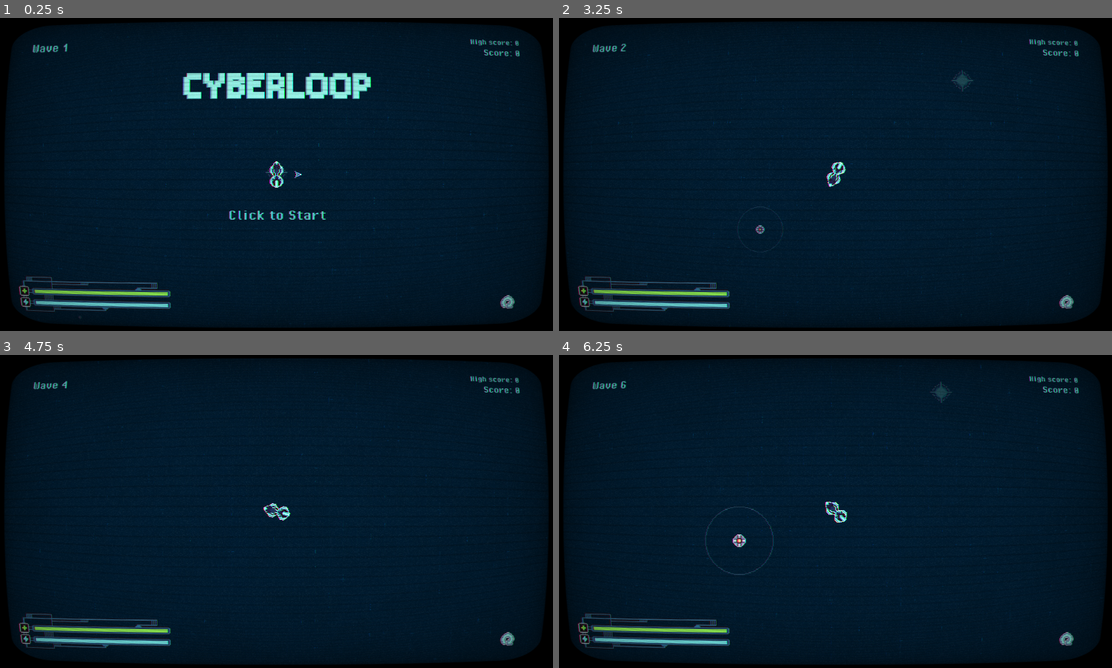
Above: before the commit, frames 1-4 (two rows, left to right).
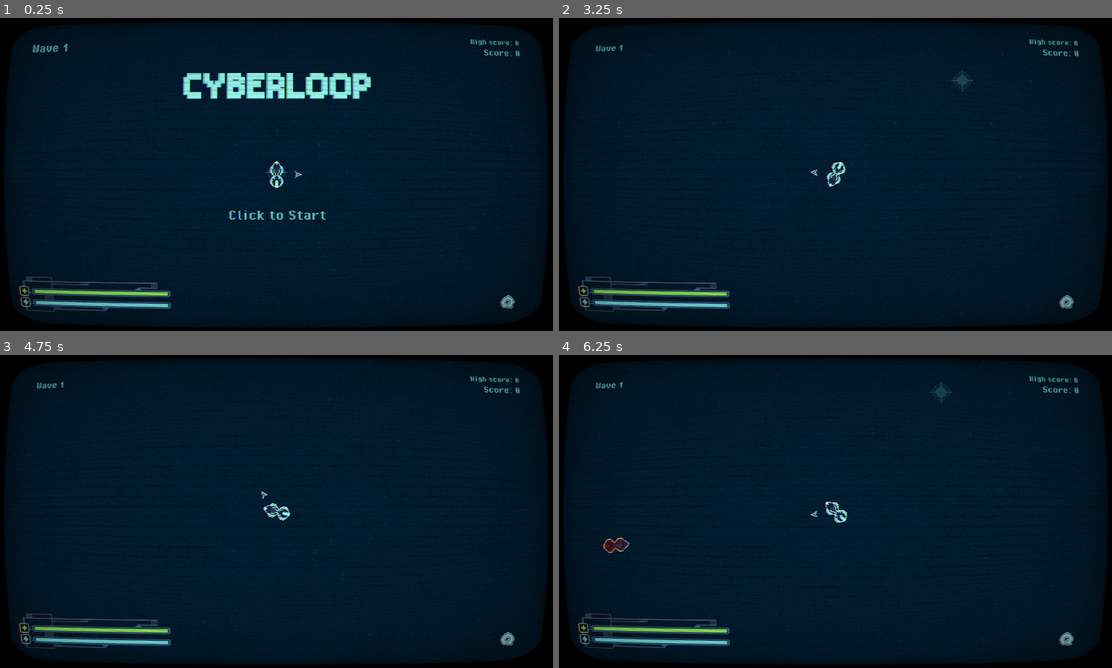
Above: after the commit, the same moments.

Repository: 20akshay00/cyberloop
Game: Godot game, scene res://scenes/world.tscn
Same seed, same stepped clock (60 frames per second), same inputs: the game is played once before the commit and once after it.
Inputs (mouse positions are in pixels of both pictures, inside the frame that each line leads up to):
- Up to frame 1 (0.25 s): no input
- Up to frame 2 (3.25 s): click (1073, 305) at 0.5 s; click (1073, 305) at 1.25 s; click (1073, 305) at 2 s; tap Enter at 2.75 s; move the mouse to (807, 237) at 2.77 s; click (807, 237) at 2.85 s; right-click (807, 237) at 3.05 s
- Up to frame 3 (4.75 s): move the mouse to (442, 558) at 3.52 s; right-click (442, 558) at 3.6 s; click (442, 558) at 3.8 s; move the mouse to (110, 464) at 4.27 s; click (110, 464) at 4.35 s; right-click (110, 464) at 4.55 s
- Up to frame 4 (6.25 s): move the mouse to (863, 511) at 5.02 s; right-click (863, 511) at 5.1 s; click (863, 511) at 5.3 s; move the mouse to (752, 433) at 5.77 s; click (752, 433) at 5.85 s; right-click (752, 433) at 6.05 s

The runs differ from the first frame. In frame 1, less than 0.1% of the frame differs, in the area x 14-15%, y 95-96%; in frame 2, 0.2%; in frame 3, 0.1%; in frame 4, 0.5%, in the area x 6-47%, y 8-71%.

Commit message:
fix stuff

Diff:
--- a/project.godot
+++ b/project.godot
@@ -10,10 +10,10 @@
 
 [application]
 
-config/name="GMTK2025"
+config/name="Cyberloop"
 run/main_scene="uid://c2yidqjagbkrb"
 config/features=PackedStringArray("4.4", "Mobile")
-config/icon="res://icon.svg"
+config/icon="uid://cqro5ie6mvm0b"
 
 [autoload]
 
--- a/scenes/health_pickup.gd
+++ b/scenes/health_pickup.gd
@@ -38,8 +38,8 @@
 func spawn() -> void:
 	var spawn_tween = get_tree().create_tween()
 	spawn_tween.set_parallel()
-	spawn_tween.tween_property(self, "scale", Vector2(1., 1.), 1.)
-	spawn_tween.tween_property(self, "modulate:a", 1., 1.)
+	spawn_tween.tween_property(self, "scale", Vector2(1., 1.), 1.5)
+	spawn_tween.tween_property(self, "modulate:a", 1., 1.5)
 	spawn_tween.set_parallel(false)
 	spawn_tween.tween_callback(func(): init())
 
--- a/scenes/world.gd
+++ b/scenes/world.gd
@@ -69,11 +69,14 @@
 	high_score = 0
 	_save_data()
 
-func _on_run_timer_timeout() -> void:
-	score += 10
+func _on_enemy_self_died() -> void:
+	score -= 5
 	$UI.set_score(score)
 
 func _on_wave_changed(wave: int) -> void:
+	score += 5 * wave
+	$UI.set_score(score)
+
 	for child in $Trails.get_children():
 		if child is DamageArea:
 			child.despawn()
--- a/scenes/world.tscn
+++ b/scenes/world.tscn
@@ -17,6 +17,7 @@
 [ext_resource type="Texture2D" uid="uid://b7agburjl2awr" path="res://assets/art/cyberlooop_title_v1.png" id="9_dss4m"]
 [ext_resource type="PackedScene" uid="uid://bj2wc68ug3gbv" path="res://scenes/health_pickup.tscn" id="12_q5onr"]
 [ext_resource type="Script" uid="uid://c5yqgbyb6k0gc" path="res://scripts/spawner.gd" id="14_o8fc1"]
+[ext_resource type="AudioStream" uid="uid://uj6hdor8rjog" path="res://assets/sfx/Ping single tone.mp3" id="16_lakw3"]
 
 [sub_resource type="NavigationPolygon" id="NavigationPolygon_o8fc1"]
 vertices = PackedVector2Array(3918.15, -3428.04, 4042.83, 4214.1, -4156.86, 4299.89, -4051.13, -3466.95)
@@ -166,35 +167,6 @@
 region_enabled = true
 region_rect = Rect2(0, 0, 1920, 1080)
 
-[node name="Spawn" type="Sprite2D" parent="."]
-modulate = Color(1, 1, 1, 0.2)
-scale = Vector2(4, 4)
-texture = ExtResource("7_e3hyu")
-
-[node name="Trails" type="Node2D" parent="."]
-
-[node name="Mines" type="Node2D" parent="."]
-
-[node name="Pickups" type="Node2D" parent="."]
-
-[node name="Enemies" type="Node2D" parent="."]
-
-[node name="Droids" type="Node2D" parent="."]
-
-[node name="Player" parent="." node_paths=PackedStringArray("trails", "spawn_point") groups=["player"] instance=ExtResource("3_qfnet")]
-position = Vector2(0, 7)
-trails = NodePath("../Trails")
-spawn_point = NodePath("../Spawn")
-
-[node name="NavigationRegion2D" type="NavigationRegion2D" parent="."]
-position = Vector2(-57, -507)
-navigation_polygon = SubResource("NavigationPolygon_o8fc1")
-metadata/_edit_lock_ = true
-
-[node name="RunTimer" type="Timer" parent="."]
-wait_time = 30.0
-autostart = true
-
 [node name="Spawner" type="Node2D" parent="." node_paths=PackedStringArray("enemies", "droids", "mines", "pickups", "player")]
 position = Vector2(842, 1294)
 script = ExtResource("14_o8fc1")
@@ -208,8 +180,34 @@
 pickups = NodePath("../Pickups")
 player = NodePath("../Player")
 
-[node name="ProximityMine" parent="." instance=ExtResource("8_7r4gi")]
-position = Vector2(-701, 516)
+[node name="EnemySpawnSound" type="AudioStreamPlayer" parent="Spawner"]
+stream = ExtResource("16_lakw3")
+volume_db = -16.0
+bus = &"Misc"
+
+[node name="Spawn" type="Sprite2D" parent="."]
+modulate = Color(1, 1, 1, 0.2)
+scale = Vector2(4, 4)
+texture = ExtResource("7_e3hyu")
+
+[node name="Trails" type="Node2D" parent="."]
+
+[node name="Mines" type="Node2D" parent="."]
+
+[node name="Pickups" type="Node2D" parent="."]
+
+[node name="Enemies" type="Node2D" parent="."]
+
+[node name="Droids" type="Node2D" parent="."]
+
+[node name="Player" parent="." node_paths=PackedStringArray("trails", "spawn_point") groups=["player"] instance=ExtResource("3_qfnet")]
+position = Vector2(0, 7)
+trails = NodePath("../Trails")
+spawn_point = NodePath("../Spawn")
+
+[node name="NavigationRegion2D" type="NavigationRegion2D" parent="."]
+position = Vector2(-57, -507)
+navigation_polygon = SubResource("NavigationPolygon_o8fc1")
+metadata/_edit_lock_ = true
 
 [connection signal="pressed" from="UI/RetryButton" to="UI" method="_on_retry_button_pressed"]
-[connection signal="timeout" from="RunTimer" to="." method="_on_run_timer_timeout"]
--- a/scripts/damage_area.gd
+++ b/scripts/damage_area.gd
@@ -6,7 +6,7 @@
 
 func _ready() -> void:
 	AudioManager.play_effect(AudioManager.loop_created_sfx, -3)
-	get_tree().create_timer(0.3).timeout.connect(
+	get_tree().create_timer(0.2).timeout.connect(
 		func():
 			_is_active = true
 			for body in get_overlapping_bodies():
--- a/scripts/enemy.gd
+++ b/scripts/enemy.gd
@@ -10,8 +10,8 @@
 var run: bool = false
 var _state: bool = true
 
-var chase_speed: float = 500
-var run_speed: float = 500
+var chase_speed: float = 850
+var run_speed: float = 600
 var prev_pos := Vector2.ZERO
 
 @onready var drive_sound := $DriveSound
@@ -49,13 +49,13 @@
 		death_tween.tween_callback(queue_free)
 
 func _physics_process(delta: float) -> void:
-	if _is_active:
+	if _is_active and target._is_active:
 		$NavigationAgent2D.target_position = target.global_position
 		var nav_point_dir := to_local($NavigationAgent2D.get_next_path_position())
 
 		if (target.trail.get_point_count() > 10 and target.velocity.length() > 1100.):
 			if _state:
-				run = true if randf() > 0.4 else false
+				run = true if randf() > 0.7 else false
 				_state = false
 
 			if run:
@@ -64,7 +64,7 @@
 				$NavigationAgent2D.set_velocity(nav_point_dir.normalized() * chase_speed)
 		else:
 			_state = true
-			$NavigationAgent2D.set_velocity(nav_point_dir.normalized() * 1100.)
+			$NavigationAgent2D.set_velocity(nav_point_dir.normalized() * chase_speed)
 	else:
 		velocity = Vector2.ZERO
 		move_and_slide()
@@ -91,6 +91,8 @@
 		death_anim.animation_finished.connect(func(): death_anim.queue_free())
 		death_anim.show()
 		death_anim.play()
+		EventManager.enemy_self_died.emit()
+		queue_free()
 
 func spawn() -> void:
 	if spawn_tween: spawn_tween.kill()
--- a/scripts/event_manager.gd
+++ b/scripts/event_manager.gd
@@ -7,6 +7,8 @@
 signal game_over
 
 signal enemy_died
+signal enemy_self_died
+
 signal player_hit
 
 signal wave_changed(wave: int)
--- a/scripts/player.gd
+++ b/scripts/player.gd
@@ -14,13 +14,13 @@
 
 var MAX_POWER: float = 1.
 var power: float = 1.
-var POWER_COST: float = 0.00065/5
+var POWER_COST: float = 0.0005/5
 
 var MAX_HEALTH: float = 5.
 var health: float = MAX_HEALTH
 
-var RECHARGE_DIST: float = 36.
-var RECHARGE_AMOUNT: float = 0.003
+var RECHARGE_VEL: float = 2300.
+var RECHARGE_AMOUNT: float = 0.2
 
 var prev_pos: Vector2 = Vector2.ZERO
 
@@ -96,8 +96,8 @@
 					_create_trail()
 					draw_sound.stop()
 		else:
-			if (global_position - prev_pos).length() > RECHARGE_DIST and power < 1.:
-				power += RECHARGE_AMOUNT
+			if velocity.length() > RECHARGE_VEL and power < 1.:
+				power += RECHARGE_AMOUNT * delta
 				if power > 1:
 					power = 1.
 					power_full_sound.play()
@@ -110,17 +110,16 @@
 
 		if get_tree().get_nodes_in_group("enemies").size() > 0:
 			$Pointer.show()
+			for enemy in get_tree().get_nodes_in_group("enemies"):
+				var dist = (enemy.global_position - global_position).length()
+				if dist < closest_enemy_dist:
+					closest_enemy_dist = dist
+					closest_enemy_pos = enemy.global_position - global_position
+
+			$Pointer.rotation = lerp_angle($Pointer.rotation, atan2(closest_enemy_pos.y, closest_enemy_pos.x) - rotation, 0.1)
+			closest_enemy_dist= 1e10
 		else:
 			$Pointer.hide()
-
-		for enemy in get_tree().get_nodes_in_group("enemies"):
-			var dist = (enemy.global_position - global_position).length()
-			if dist < closest_enemy_dist:
-				closest_enemy_dist = dist
-				closest_enemy_pos = enemy.global_position - global_position
-
-		$Pointer.rotation = lerp_angle($Pointer.rotation, atan2(closest_enemy_pos.y, closest_enemy_pos.x) - rotation, 0.1)
-		closest_enemy_dist= 1e10
 
 func _create_trail() -> void:
 	if trail: trail.destroy()
@@ -183,7 +182,7 @@
 	EventManager.player_health_changed.emit()
 	EventManager.player_hit.emit()
 
-func _activate_invincibility(duration: float = 3) -> void:
+func _activate_invincibility(duration: float = 4) -> void:
 	_is_invincible = true
 	if itween: itween.kill()
 	itween = get_tree().create_tween()
@@ -197,7 +196,7 @@
 	$Camera2D.screen_shake(8, 0.5)
 
 func add_health(val: float) -> void:
-	health += val
+	health = min(MAX_HEALTH, health + val)
 	EventManager.player_health_changed.emit()
 
 func death() -> void:
@@ -213,4 +212,5 @@
 	$DeathAnimation.animation_finished.connect(func(): EventManager.game_over.emit())
 
 func _on_wave_changed(wave: int) -> void:
-	add_health(MAX_HEALTH - health)
+	return
+	#add_health(MAX_HEALTH - health)
--- a/scripts/spawner.gd
+++ b/scripts/spawner.gd
@@ -14,7 +14,7 @@
 
 @export var player: Player
 
-var side = 3800
+var side = 3600
 var xmin = -side
 var xmax = +side
 var ymin = -side
@@ -23,18 +23,20 @@
 var _is_active: bool = false
 var wave: int = 0
 
+var enemy_count = 0
+var enemy_count_ref = [1, 1, 1, 2, 2, 2, 3, 3, 3, 3, 3, 4, 4, 4, 4, 4, 4, 4, 5]
+var spawn_complete := false
+
+var droid_count_ref = [0, 0, 1, 0, 1, 0, 1, 0, 1, 0, 2, 0, 2, 0, 2, 0, 2, 0, 1, 0, 1]
+var mine_count_ref = [0, 0, 0, 1, 0, 2, 0, 1, 0, 1, 0, 3, 0, 1, 0, 0, 1, 3, 0, 0, 1]
+
+var num_lives_ref = [0, 3, 3, 3, 3, 3, 3, 3, 3, 3, 3, 3, 3, 3, 3, 3, 3, 3, 3, 3, 3, 3]
+
 func _ready() -> void:
+	EventManager.enemy_died.connect(_check_enemies)
+	EventManager.enemy_self_died.connect(_check_enemies)
+
 	_change_wave()
-
-func _spawn_enemy() -> void:
-
-	var enemy = enemy_scene.instantiate()
-	enemies.add_child(enemy)
-	enemy.global_position = _spawn_pos_player()
-
-func _process(delta: float) -> void:
-	if Input.is_action_just_pressed("undraw"):
-		_change_wave()
 
 func _spawn_pos_player(radius: float = 5) -> Vector2:
 	var base_angle = player.velocity.angle()
@@ -61,6 +63,85 @@
 
 	return Vector2(x, y)
 
+func _spawn_pos_random(exclude: Array[Vector2] = [], cutoff=100., maxiter=10) -> Vector2:
+	exclude.push_back(player.global_position)
+	for i in maxiter:
+		var pos = Vector2(randf_range(xmin * 0.9, xmax * 0.9), randf_range(ymin * 0.9, ymax * 0.9))
+		var flag = true
+		for point in exclude:
+			if (pos - point).length() < cutoff:
+				flag = false
+				break
+
+		if flag:
+			return pos
+
+	return Vector2(xmax, ymax)
+
 func _change_wave() -> void:
+	spawn_complete = false
 	wave += 1
 	EventManager.wave_changed.emit(wave)
+	enemy_count = enemy_count_ref[wave-1]
+
+	_start_lives_spawn()
+	_start_enemy_spawn()
+	var pos = _start_droid_spawn()
+	_start_mine_spawn(pos)
+
+func _check_enemies() -> void:
+	enemy_count -= 1
+	if enemy_count == 0 and spawn_complete:
+		get_tree().create_timer(3).timeout.connect(func(): _change_wave())
+
+func _start_enemy_spawn() -> void:
+	for i in enemy_count:
+		_spawn_enemy()
+		if wave > 1 : $EnemySpawnSound.play()
+		await get_tree().create_timer(3.).timeout
+
+	spawn_complete = true
+
+func _start_droid_spawn(pos: Array[Vector2] = []) -> Array[Vector2]:
+	for i in droid_count_ref[wave-1]:
+		pos.push_back(_spawn_droid(pos))
+
+	return pos
+
+func _start_mine_spawn(pos: Array[Vector2] = []) -> Array[Vector2]:
+	for i in mine_count_ref[wave-1]:
+		pos.push_back(_spawn_mine(pos))
+
+	return pos
+
+func _start_lives_spawn() -> void:
+	var radius = randf_range(500, 1000)
+
+	var num_lives = pickups.get_child_count()
+	var n = min(max(0, 5 - num_lives), num_lives_ref[wave-1])
+
+	var offset = randf() * TAU
+	for i in n:
+		_spawn_pickup(Vector2(radius * cos(2 * i * PI/n + offset), radius * sin(2 * i * PI/n + offset)))
+
+func _spawn_enemy() -> void:
+	var enemy = enemy_scene.instantiate()
+	enemies.add_child(enemy)
+	enemy.global_position = _spawn_pos_boundary()
+
+func _spawn_droid(exclude: Array[Vector2]=[]) -> Vector2:
+	var droid = droid_scene.instantiate()
+	droids.add_child(droid)
+	droid.global_position = _spawn_pos_random(exclude)
+	return droid.global_position
+
+func _spawn_mine(exclude: Array[Vector2] = []) -> Vector2:
+	var mine = mine_scene.instantiate()
+	mines.add_child(mine)
+	mine.global_position = _spawn_pos_random(exclude)
+	return mine.global_position
+
+func _spawn_pickup(pos: Vector2) -> void:
+	var health = pickup_scene.instantiate()
+	pickups.add_child(health)
+	health.global_position = pos
Binary file added: assets/art/thumbnail.png
Not shown, added: assets/art/thumbnail.png.import
Not shown, added: assets/sfx/Ping single tone.mp3.import
Not shown, added: assets/sfx/UI High 2.mp3.import
Not shown: 1 places in scenes/world.tscn that only renumber resources
Not shown, added: assets/sfx/Ping single tone.mp3
Not shown, added: assets/sfx/UI High 2.mp3
